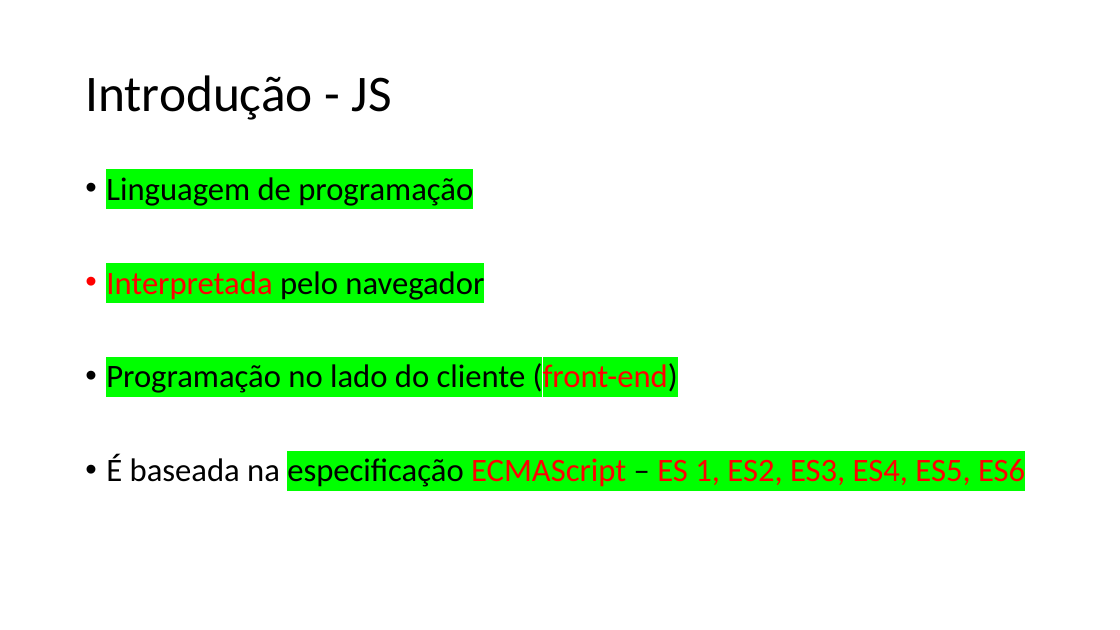
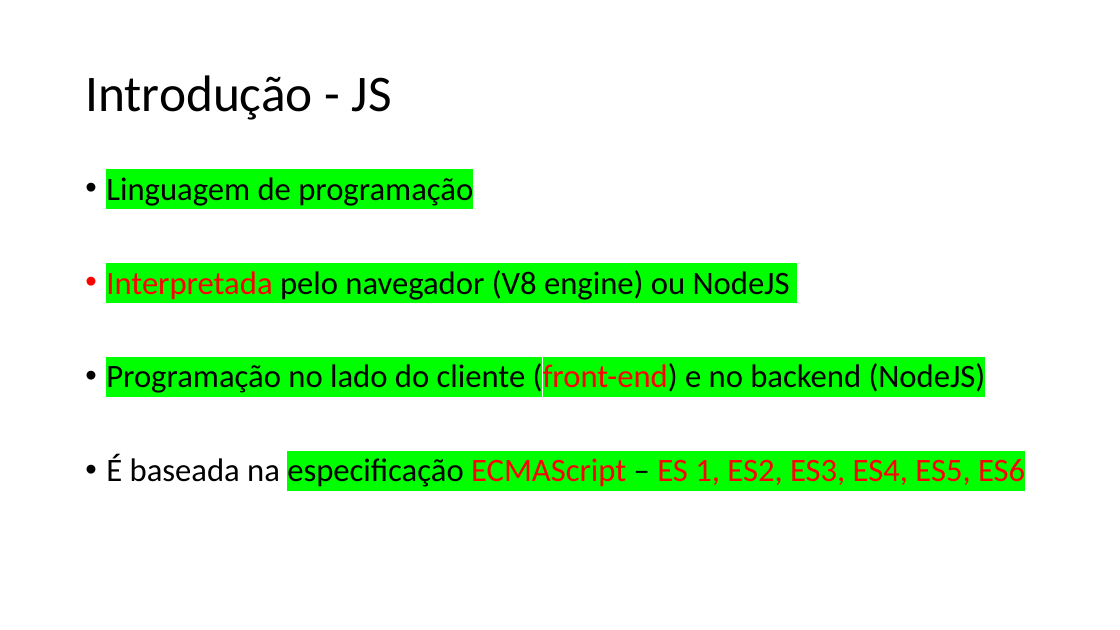
Before and after one commit to dfpires/lingprog-20242, a slide deck: slide 2 of slides/JS-Parte 1.pptx. Drawn at 1120x630 pixels with LibreOffice and Linux fonts; fonts in the diff are those of the drawing. Boxes give left, top, right and bottom in pixels: in the first picture for what was removed or moved away, otherwise in the second. Text is boxed around its words. In the diff, an @@ line names an element or a change of style, - is before the commit and + after.

```diff
--- a/slides/JS-Parte 1.pptx
+++ b/slides/JS-Parte 1.pptx
@@ text at [106,270,986,396]: text changed @@
-• Interpretada pelo navegador
-• Programação no lado do cliente (front-end)
+• Interpretada pelo navegador (V8 engine) ou NodeJS
+• Programação no lado do cliente (front-end) e no backend (NodeJS)
```
Also in this commit, not shown: 2 other slides changed.
